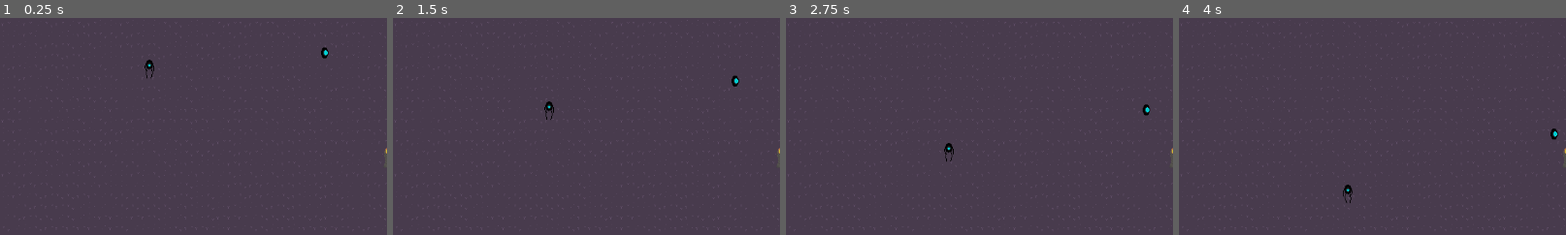
Above: before the commit, frames 1-4 (left to right).
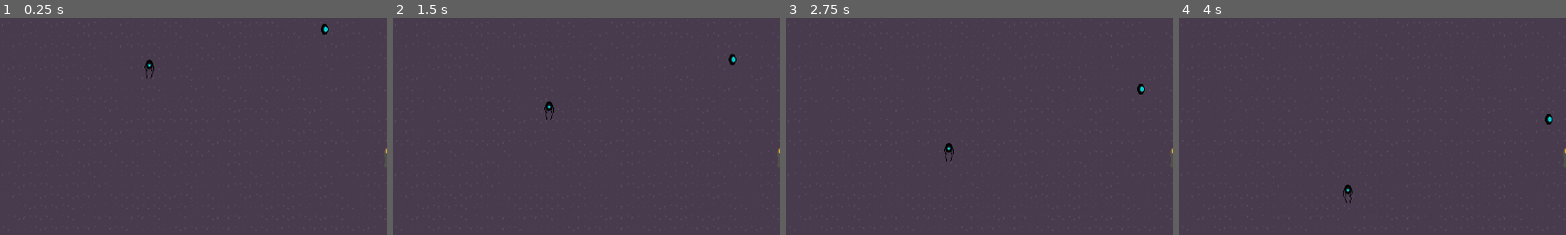
Above: after the commit, the same moments.

Repository: sushitoad/tower-defense-prototype
Game: Godot game, scene res://scenes/test_scene.tscn
The game is run twice, just before and just after one commit, with the same random seed, the same clock (stepped at 60 frames per second) and the same inputs.
Inputs:
- Up to frame 1 (0.25 s): no input
- Up to frame 2 (1.5 s): click "basic tower" at 0.5 s; click "charge tower" at 1.25 s
- Up to frame 3 (2.75 s): click "basic tower" at 2 s
- Up to frame 4 (4 s): click "charge tower" at 2.75 s; click "basic tower" at 3.5 s
The pictures show only the part of the screen within x 11-61%, y 0-50%; the shares and areas given below are measured in that part.

The runs differ from the first frame. In frame 1, 0.2% of the frame differs, in the area x 82-85%, y 2-19%; in frame 2, 0.2%, in the area x 86-90%, y 16-32%; in frame 3, 0.2%; in frame 4, 0.2%.

Commit message:
still targeting

Diff:
--- a/scenes/test_scene.tscn
+++ b/scenes/test_scene.tscn
@@ -37,7 +37,7 @@
 buildUI = NodePath("../BuildUI")
 
 [node name="FloatingOrbEnemy" parent="." instance=ExtResource("3_nd71p")]
-position = Vector2(604, 43)
+position = Vector2(604, 8)
 
 [node name="StalkerEnemy" parent="." instance=ExtResource("8_rnaij")]
 position = Vector2(347, 62)
--- a/scripts/basic_tower.gd
+++ b/scripts/basic_tower.gd
@@ -8,19 +8,25 @@
 @export var attackDamage: int = 10
 var attackRange: float
 var currentTarget: CharacterBody2D
+var tower: StaticBody2D
 
 func _ready() -> void:
 	var circleShape: Shape2D = $CollisionShape2D.shape
-	attackRange = circleShape.radius
+	attackRange = circleShape.radius / 100
+	tower = get_parent()
 
 func _process(delta: float) -> void:
 	if currentTarget == null:
-		var enemiesInRange = []
-		for enemy in get_tree().get_nodes_in_group("enemy"):
-			if position.distance_to(enemy.position) <= attackRange:
-				enemiesInRange.append(enemy)
-		if enemiesInRange.size() != 0:
-			print("found enemy")
+		var enemies = get_tree().get_nodes_in_group("enemy")
+		for enemy in enemies:
+			if tower.position.distance_to(enemy.position) > attackRange:
+				#i think this thinning the list approach is just not gonna work
+				#for some reason it keeps one of the enemies in the array even when it should be out of range
+				#so its either the array logic, or the distance logic, and I did a solid cursory check of distance
+				enemies.remove_at(enemies.find(enemy))
+		var closestEnemy: CharacterBody2D
+		print(enemies.size())
+
 	#find the closest one and set it to current target
 
 func _on_body_exited(body: Node2D) -> void:
